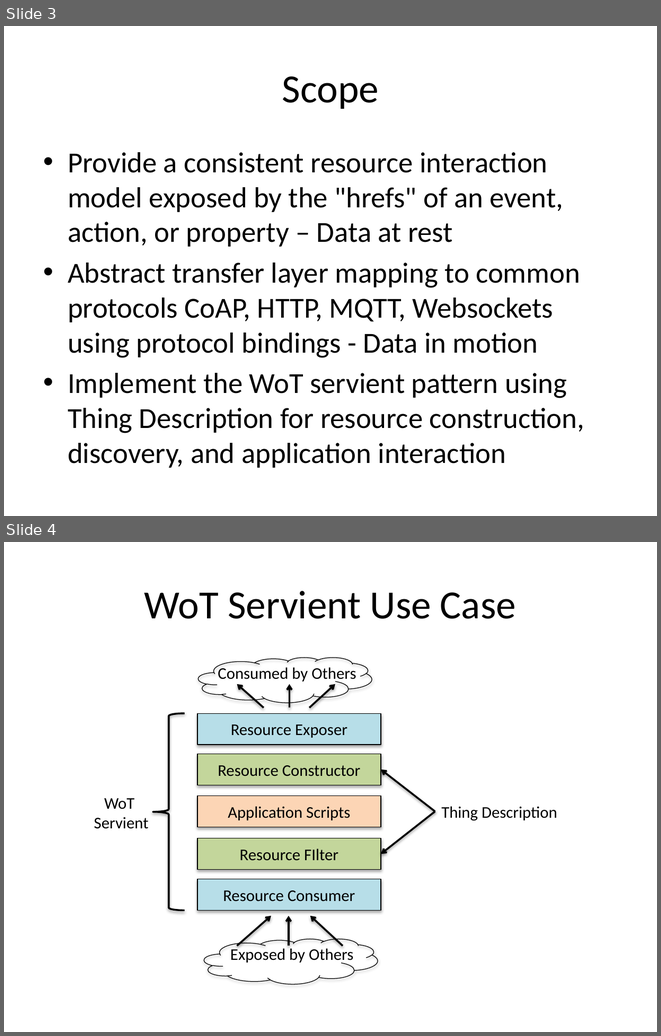
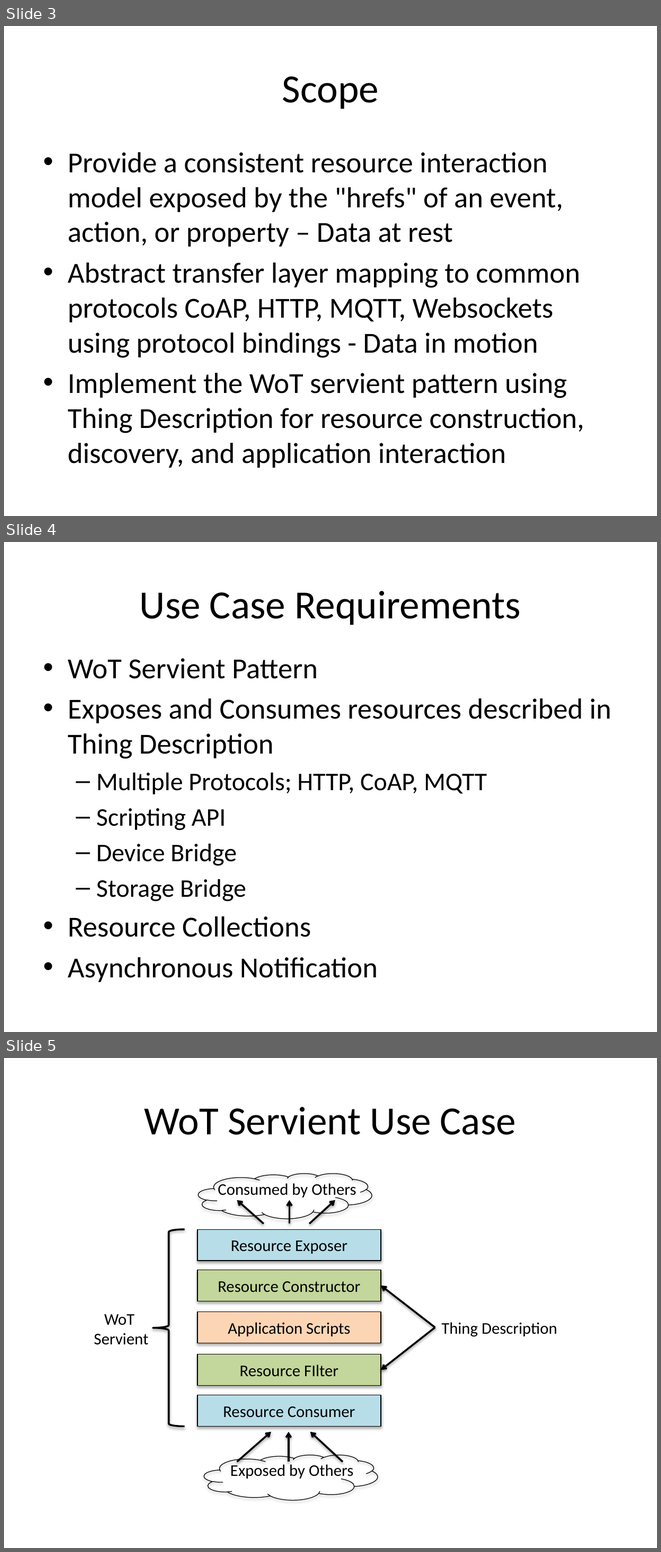
Before and after one commit to hyperstate/hyperstate-docs, a slide deck: wot-11may16.pptx. Shown one above the other, each under a label of ours: slides 3 and 4 before the commit, slides 3, 4 and 5 after it. The pictures are 661x1036 and 661x1552 pixels, drawn with LibreOffice and Linux fonts; fonts in the diff are those of the drawing. Boxes give left, top, right and bottom in pixels: in the first picture for what was removed or moved away, otherwise in the second. Text is boxed around its words. In the diff, an @@ line names an element or a change of style, - is before the commit and + after.

Commit message:
slides update
added use case requirements

```diff
--- a/wot-11may16.pptx
+++ b/wot-11may16.pptx
@@ slide 4 added at (4, 542, 657, 1032), background #FFFFFF @@
@@ title added at (140, 591, 521, 625), 44 pt, text #000000 @@
+Use Case Requirements
@@ text added at (68, 658, 611, 982), 32 pt, text #000000 @@
+• WoT Servient Pattern
+• Exposes and Consumes resources described in Thing Description
+  – Multiple Protocols; HTTP, CoAP, MQTT
+  – Scripting API
+  – Device Bridge
+  – Storage Bridge
+• Resource Collections
+• Asynchronous Notification
@@ what was slide 4 is now slide 5 @@
```
Also in this commit, not shown: 1 slide changed, 1 other file.
